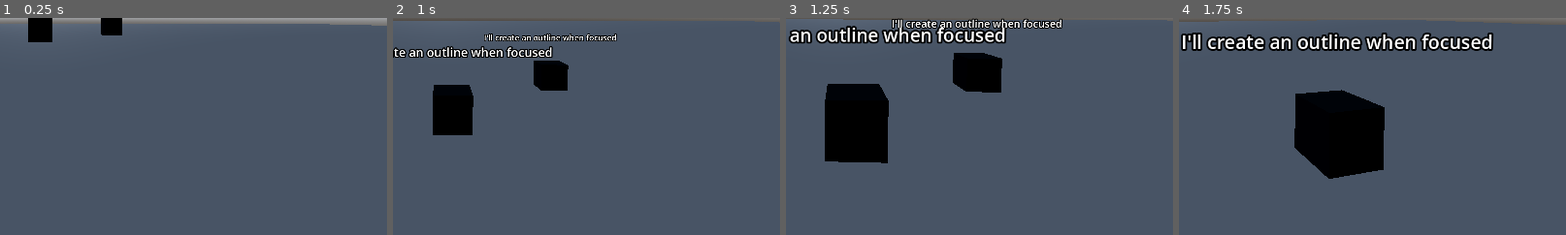
Above: before the commit, frames 1-4 (left to right).
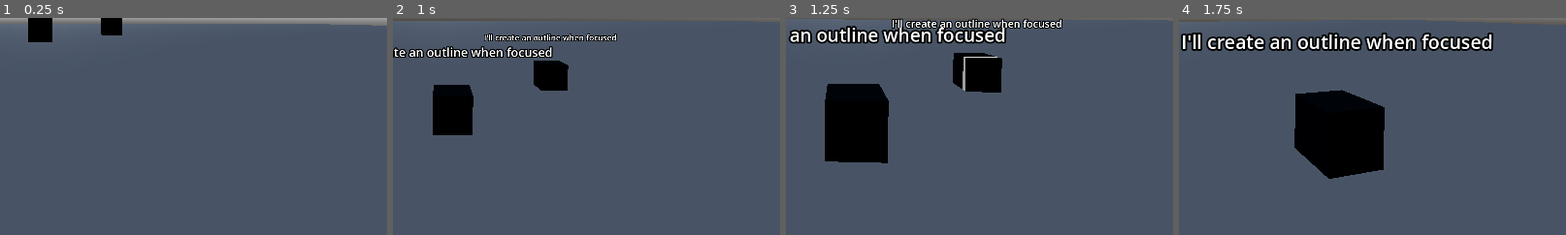
Above: after the commit, the same moments.

Repository: MASSHUU12/godot-interaction-system
Game: Godot game, scene res://examples/scenes/example3/Example3.tscn
Same seed, same stepped clock (60 frames per second), same inputs: the game is played once before the commit and once after it. This scene is started directly instead of the project's main scene.
Inputs (mouse positions are % of the whole screen's width and height, from its top left):
- Up to frame 1 (0.25 s): no input
- Up to frame 2 (1 s): tap Enter (ui_accept) at 0.5, 0.77 s; move the mouse to (49, 52) at 0.52 s; hold W (move_forward) from 0.53 s (still down)
- Up to frame 3 (1.25 s): keep holding W (move_forward)
- Up to frame 4 (1.75 s): keep holding W (move_forward); move the mouse to (57, 51) at 1.27 s; tap Enter (ui_accept) at 1.52 s
The pictures show only the part of the screen within x 45-95%, y 50-100%; the shares and areas given below are measured in that part.

Frames 1-2 are identical in both runs. In frame 3, 0.1% of the frame differs, in the area x 45-55%, y 17-34%; in frame 4, nothing differs.

Commit message:
Restore default highlighter behavior

Diff:
--- a/examples/scenes/example3/interactable/interactable_prop/InteractablePropBox.tscn
+++ b/examples/scenes/example3/interactable/interactable_prop/InteractablePropBox.tscn
@@ -20,7 +20,6 @@
 script = ExtResource("1_3rfcu")
 mesh_instance_3d = NodePath("MeshInstance3D")
 use_highlighter = true
-highlight_when = 1
 
 [node name="MeshInstance3D" type="MeshInstance3D" parent="."]
 mesh = SubResource("BoxMesh_07qof")
